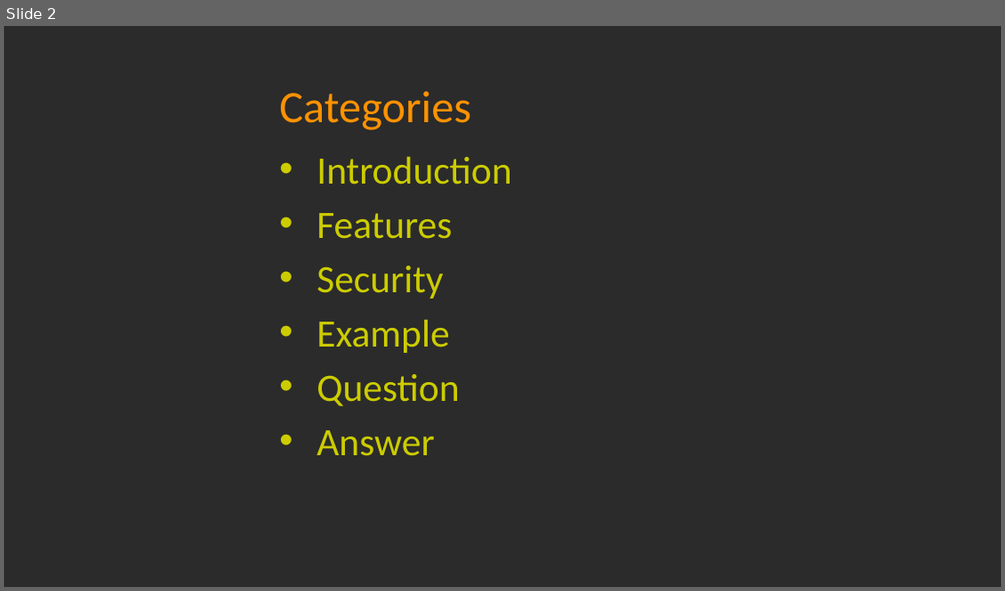
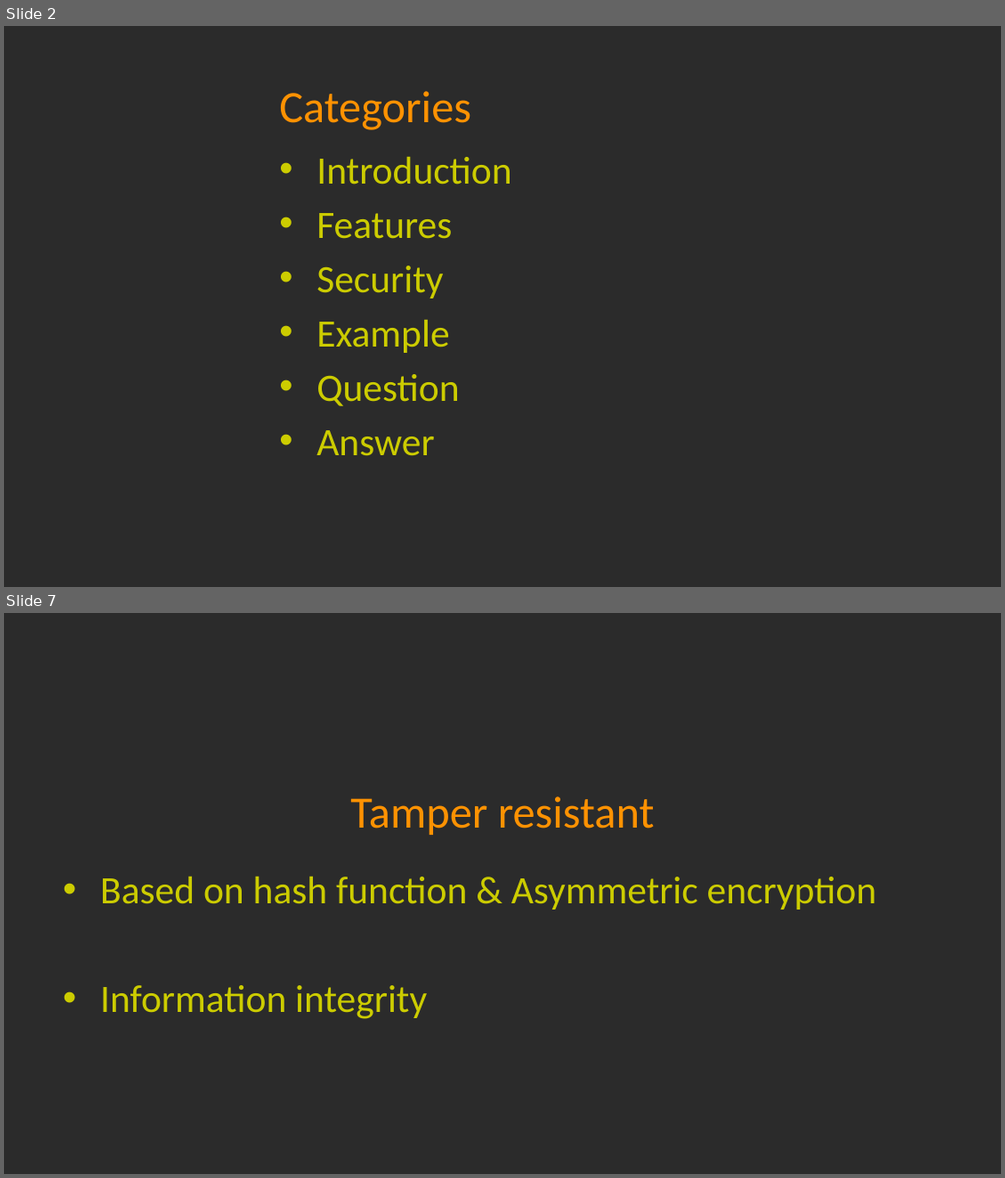
Before and after one commit to LeafLu0315/Presentation, a slide deck: blockchain.pptx. Shown one above the other, each under a label of ours: slide 2 before the commit, slides 2 and 7 after it; the slides between them are not shown. The pictures are 1005x591 and 1005x1178 pixels, drawn with LibreOffice and Linux fonts; fonts in the diff are those of the drawing; background and template pictures are left out; a plain dark background stands for a picture behind light text. Boxes give left, top, right and bottom in pixels: in the first picture for what was removed or moved away, otherwise in the second. Text is boxed around its words. In the diff, an @@ line names an element or a change of style, - is before the commit and + after.

```diff
--- a/blockchain.pptx
+++ b/blockchain.pptx
@@ slide 7 added at [4,613,1001,1174], background picture (left out) @@
@@ title added at [350,796,655,835], 32.4 pt, text #FE9202 @@
+Tamper resistant
@@ text added at [100,876,877,1019], 28 pt, text #CCCC00 @@
+• Based on hash function & Asymmetric encryption
+• Information integrity
```
Also in this commit, not shown: 5 slides changed, 6 other slides added, 2 slides removed.
